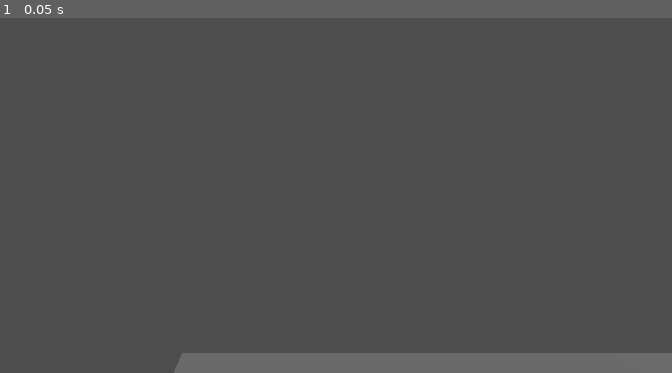
Above: before the commit, frame 1.
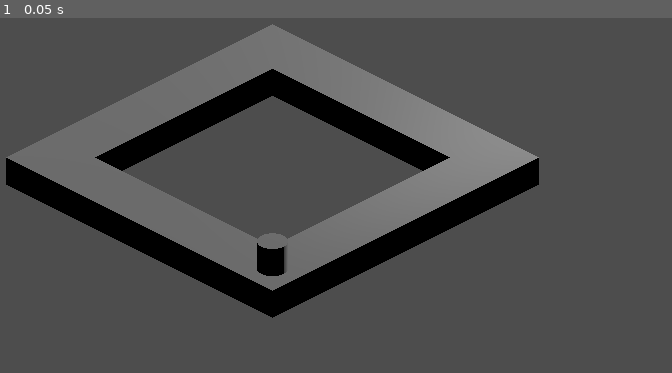
Above: after the commit, the same moment.

Repository: Cicadeuhum/monopoly-kocak
Game: Godot game, scene res://scenes/level_abby.tscn
The game is run twice, just before and just after one commit, with the same random seed, the same clock (stepped at 60 frames per second) and the same inputs.
Inputs:
- Up to frame 1 (0.05 s): no input

The runs differ from the first frame. In frame 1, 31% of the frame differs, in the area x 0-100%, y 1-100%.

Commit message:
Add tile & pawn script

Diff:
--- a/project.godot
+++ b/project.godot
@@ -14,3 +14,7 @@
 run/main_scene="res://scenes/level_abby.tscn"
 config/features=PackedStringArray("4.3", "Forward Plus")
 config/icon="res://icon.svg"
+
+[global_group]
+
+Tile=""
--- a/scenes/level_abby.tscn
+++ b/scenes/level_abby.tscn
@@ -1,7 +1,8 @@
-[gd_scene load_steps=3 format=3 uid="uid://db841cnaifibp"]
+[gd_scene load_steps=4 format=3 uid="uid://db841cnaifibp"]
 
 [ext_resource type="PackedScene" uid="uid://c5rt7dn6j5xqh" path="res://scenes/tile_sudut.tscn" id="1_r201c"]
 [ext_resource type="PackedScene" uid="uid://b3psvwndgyeyv" path="res://scenes/tile_tengah.tscn" id="2_w1j5s"]
+[ext_resource type="PackedScene" uid="uid://duw2lwvusms7x" path="res://scenes/pawn.tscn" id="3_ct2ot"]
 
 [node name="Node3D" type="Node3D"]
 
@@ -9,146 +10,118 @@
 transform = Transform3D(1, 0, 0, 0, 0.866025, 0.5, 0, -0.5, 0.866025, 0, 0, 0)
 
 [node name="Camera3D" type="Camera3D" parent="."]
-transform = Transform3D(1, 0, 0, 0, 1, 0, 0, 0, 1, 0, 2.76686, 2.23755)
+transform = Transform3D(-0.707107, 0.353553, -0.612372, 0, 0.866025, 0.5, 0.707107, 0.353553, -0.612372, 0.5, 4, 0.5)
+projection = 1
+size = 14.3
+near = 0.001
 
 [node name="tile_sudut" parent="." instance=ExtResource("1_r201c")]
+transform = Transform3D(1, 0, 0, 0, 1, 0, 0, 0, 1, 0, -0.5, 0)
 
 [node name="tile_tengah" parent="tile_sudut" instance=ExtResource("2_w1j5s")]
 transform = Transform3D(1, 0, 0, 0, 1, 0, 0, 0, 1, 1.5, 0, 0)
-tile_idx = 1
 
 [node name="tile_tengah2" parent="tile_sudut" instance=ExtResource("2_w1j5s")]
 transform = Transform3D(1, 0, 0, 0, 1, 0, 0, 0, 1, 2.5, 0, 0)
-tile_idx = 2
 
 [node name="tile_tengah3" parent="tile_sudut" instance=ExtResource("2_w1j5s")]
 transform = Transform3D(1, 0, 0, 0, 1, 0, 0, 0, 1, 3.5, 0, 0)
-tile_idx = 3
 
 [node name="tile_tengah4" parent="tile_sudut" instance=ExtResource("2_w1j5s")]
 transform = Transform3D(1, 0, 0, 0, 1, 0, 0, 0, 1, 4.5, 0, 0)
-tile_idx = 4
 
 [node name="tile_tengah5" parent="tile_sudut" instance=ExtResource("2_w1j5s")]
 transform = Transform3D(1, 0, 0, 0, 1, 0, 0, 0, 1, 5.5, 0, 0)
-tile_idx = 5
 
 [node name="tile_tengah6" parent="tile_sudut" instance=ExtResource("2_w1j5s")]
 transform = Transform3D(1, 0, 0, 0, 1, 0, 0, 0, 1, 6.5, 0, 0)
-tile_idx = 6
 
 [node name="tile_tengah7" parent="tile_sudut" instance=ExtResource("2_w1j5s")]
 transform = Transform3D(1, 0, 0, 0, 1, 0, 0, 0, 1, 7.5, 0, 0)
-tile_idx = 7
 
 [node name="tile_tengah8" parent="tile_sudut" instance=ExtResource("2_w1j5s")]
 transform = Transform3D(1, 0, 0, 0, 1, 0, 0, 0, 1, 8.5, 0, 0)
-tile_idx = 8
 
 [node name="tile_sudut2" parent="." instance=ExtResource("1_r201c")]
-transform = Transform3D(-4.37114e-08, 0, -1, 0, 1, 0, 1, 0, -4.37114e-08, 10, 0, 0)
-tile_idx = 9
+transform = Transform3D(-4.37114e-08, 0, -1, 0, 1, 0, 1, 0, -4.37114e-08, 10, -0.5, 0)
 
 [node name="tile_tengah" parent="tile_sudut2" instance=ExtResource("2_w1j5s")]
 transform = Transform3D(1, 0, 0, 0, 1, 0, 0, 0, 1, 1.5, 0, 0)
-tile_idx = 10
 
 [node name="tile_tengah2" parent="tile_sudut2" instance=ExtResource("2_w1j5s")]
 transform = Transform3D(1, 0, 0, 0, 1, 0, 0, 0, 1, 2.5, 0, 0)
-tile_idx = 11
 
 [node name="tile_tengah3" parent="tile_sudut2" instance=ExtResource("2_w1j5s")]
 transform = Transform3D(1, 0, 0, 0, 1, 0, 0, 0, 1, 3.5, 0, 0)
-tile_idx = 12
 
 [node name="tile_tengah4" parent="tile_sudut2" instance=ExtResource("2_w1j5s")]
 transform = Transform3D(1, 0, 0, 0, 1, 0, 0, 0, 1, 4.5, 0, 0)
-tile_idx = 13
 
 [node name="tile_tengah5" parent="tile_sudut2" instance=ExtResource("2_w1j5s")]
 transform = Transform3D(1, 0, 0, 0, 1, 0, 0, 0, 1, 5.5, 0, 0)
-tile_idx = 14
 
 [node name="tile_tengah6" parent="tile_sudut2" instance=ExtResource("2_w1j5s")]
 transform = Transform3D(1, 0, 0, 0, 1, 0, 0, 0, 1, 6.5, 0, 0)
-tile_idx = 15
 
 [node name="tile_tengah7" parent="tile_sudut2" instance=ExtResource("2_w1j5s")]
 transform = Transform3D(1, 0, 0, 0, 1, 0, 0, 0, 1, 7.5, 0, 0)
-tile_idx = 16
 
 [node name="tile_tengah8" parent="tile_sudut2" instance=ExtResource("2_w1j5s")]
 transform = Transform3D(1, 0, 0, 0, 1, 0, 0, 0, 1, 8.5, 0, 0)
-tile_idx = 17
 
 [node name="tile_sudut3" parent="." instance=ExtResource("1_r201c")]
-transform = Transform3D(-1, 0, 8.74228e-08, 0, 1, 0, -8.74228e-08, 0, -1, 10, 0, 10)
-tile_idx = 18
+transform = Transform3D(-1, 0, 8.74228e-08, 0, 1, 0, -8.74228e-08, 0, -1, 10, -0.5, 10)
 
 [node name="tile_tengah" parent="tile_sudut3" instance=ExtResource("2_w1j5s")]
 transform = Transform3D(1, 0, 0, 0, 1, 0, 0, 0, 1, 1.5, 0, 0)
-tile_idx = 19
 
 [node name="tile_tengah2" parent="tile_sudut3" instance=ExtResource("2_w1j5s")]
 transform = Transform3D(1, 0, 0, 0, 1, 0, 0, 0, 1, 2.5, 0, 0)
-tile_idx = 20
 
 [node name="tile_tengah3" parent="tile_sudut3" instance=ExtResource("2_w1j5s")]
 transform = Transform3D(1, 0, 0, 0, 1, 0, 0, 0, 1, 3.5, 0, 0)
-tile_idx = 21
 
 [node name="tile_tengah4" parent="tile_sudut3" instance=ExtResource("2_w1j5s")]
 transform = Transform3D(1, 0, 0, 0, 1, 0, 0, 0, 1, 4.5, 0, 0)
-tile_idx = 22
 
 [node name="tile_tengah5" parent="tile_sudut3" instance=ExtResource("2_w1j5s")]
 transform = Transform3D(1, 0, 0, 0, 1, 0, 0, 0, 1, 5.5, 0, 0)
-tile_idx = 23
 
 [node name="tile_tengah6" parent="tile_sudut3" instance=ExtResource("2_w1j5s")]
 transform = Transform3D(1, 0, 0, 0, 1, 0, 0, 0, 1, 6.5, 0, 0)
-tile_idx = 24
 
 [node name="tile_tengah7" parent="tile_sudut3" instance=ExtResource("2_w1j5s")]
 transform = Transform3D(1, 0, 0, 0, 1, 0, 0, 0, 1, 7.5, 0, 0)
-tile_idx = 25
 
 [node name="tile_tengah8" parent="tile_sudut3" instance=ExtResource("2_w1j5s")]
 transform = Transform3D(1, 0, 0, 0, 1, 0, 0, 0, 1, 8.5, 0, 0)
-tile_idx = 26
 
 [node name="tile_sudut4" parent="." instance=ExtResource("1_r201c")]
-transform = Transform3D(1.31134e-07, 0, 1, 0, 1, 0, -1, 0, 1.31134e-07, 0, 0, 10)
-tile_idx = 27
+transform = Transform3D(1.31134e-07, 0, 1, 0, 1, 0, -1, 0, 1.31134e-07, 0, -0.5, 10)
 
 [node name="tile_tengah" parent="tile_sudut4" instance=ExtResource("2_w1j5s")]
 transform = Transform3D(1, 0, 0, 0, 1, 0, 0, 0, 1, 1.5, 0, 0)
-tile_idx = 28
 
 [node name="tile_tengah2" parent="tile_sudut4" instance=ExtResource("2_w1j5s")]
 transform = Transform3D(1, 0, 0, 0, 1, 0, 0, 0, 1, 2.5, 0, 0)
-tile_idx = 29
 
 [node name="tile_tengah3" parent="tile_sudut4" instance=ExtResource("2_w1j5s")]
 transform = Transform3D(1, 0, 0, 0, 1, 0, 0, 0, 1, 3.5, 0, 0)
-tile_idx = 30
 
 [node name="tile_tengah4" parent="tile_sudut4" instance=ExtResource("2_w1j5s")]
 transform = Transform3D(1, 0, 0, 0, 1, 0, 0, 0, 1, 4.5, 0, 0)
-tile_idx = 31
 
 [node name="tile_tengah5" parent="tile_sudut4" instance=ExtResource("2_w1j5s")]
 transform = Transform3D(1, 0, 0, 0, 1, 0, 0, 0, 1, 5.5, 0, 0)
-tile_idx = 32
 
 [node name="tile_tengah6" parent="tile_sudut4" instance=ExtResource("2_w1j5s")]
 transform = Transform3D(1, 0, 0, 0, 1, 0, 0, 0, 1, 6.5, 0, 0)
-tile_idx = 33
 
 [node name="tile_tengah7" parent="tile_sudut4" instance=ExtResource("2_w1j5s")]
 transform = Transform3D(1, 0, 0, 0, 1, 0, 0, 0, 1, 7.5, 0, 0)
-tile_idx = 34
 
 [node name="tile_tengah8" parent="tile_sudut4" instance=ExtResource("2_w1j5s")]
 transform = Transform3D(1, 0, 0, 0, 1, 0, 0, 0, 1, 8.5, 0, 0)
-tile_idx = 35
+
+[node name="Pawn" parent="." instance=ExtResource("3_ct2ot")]
+transform = Transform3D(1, 0, 0, 0, 1, 0, 0, 0, 1, 5, 0, 5)
--- /dev/null
+++ b/scenes/pawn.gd
@@ -0,0 +1,10 @@
+extends AnimatableBody3D
+
+func _ready() -> void:
+	global_position = get_tile(0).global_position + Vector3(0, 0.5, 0)
+
+func get_tile(index : int) -> Tile:
+	for tile in get_tree().get_nodes_in_group("Tile"):
+		if tile is Tile:
+			return tile
+	return null
--- /dev/null
+++ b/scenes/pawn.tscn
@@ -0,0 +1,20 @@
+[gd_scene load_steps=4 format=3 uid="uid://duw2lwvusms7x"]
+
+[ext_resource type="Script" path="res://scenes/pawn.gd" id="1_jouim"]
+
+[sub_resource type="CylinderShape3D" id="CylinderShape3D_1j5ga"]
+height = 1.0
+
+[sub_resource type="CylinderMesh" id="CylinderMesh_76cob"]
+height = 1.0
+
+[node name="AnimatableBody3D" type="AnimatableBody3D"]
+script = ExtResource("1_jouim")
+
+[node name="CollisionShape3D" type="CollisionShape3D" parent="."]
+transform = Transform3D(1, 0, 0, 0, 1, 0, 0, 0, 1, 0, 0.5, 0)
+shape = SubResource("CylinderShape3D_1j5ga")
+
+[node name="Pawn" type="MeshInstance3D" parent="."]
+transform = Transform3D(1, 0, 0, 0, 1, 0, 0, 0, 1, 0, 0.5, 0)
+mesh = SubResource("CylinderMesh_76cob")
--- a/scenes/tile_sudut.tscn
+++ b/scenes/tile_sudut.tscn
@@ -8,7 +8,7 @@
 [sub_resource type="BoxMesh" id="BoxMesh_r2e1l"]
 size = Vector3(2, 1, 2)
 
-[node name="tile_sudut" type="StaticBody3D"]
+[node name="tile_sudut" type="StaticBody3D" groups=["Tile"]]
 script = ExtResource("1_rvjhf")
 
 [node name="CollisionShape3D" type="CollisionShape3D" parent="."]
--- a/scripts/tile.gd
+++ b/scripts/tile.gd
@@ -1,4 +1,4 @@
-extends Node
+extends Node3D
 class_name Tile
 
-@export var tile_idx : int
+@export var index : int
